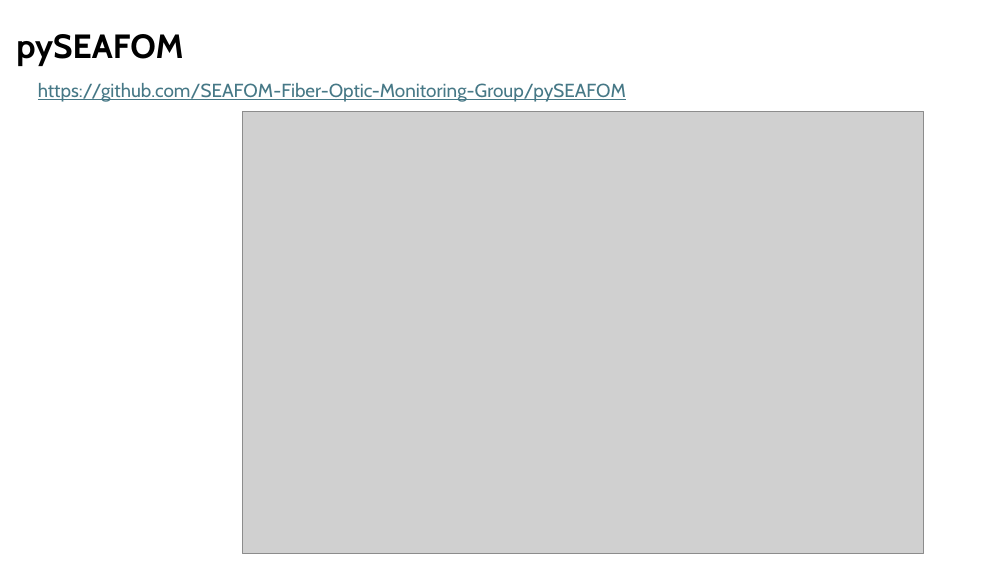
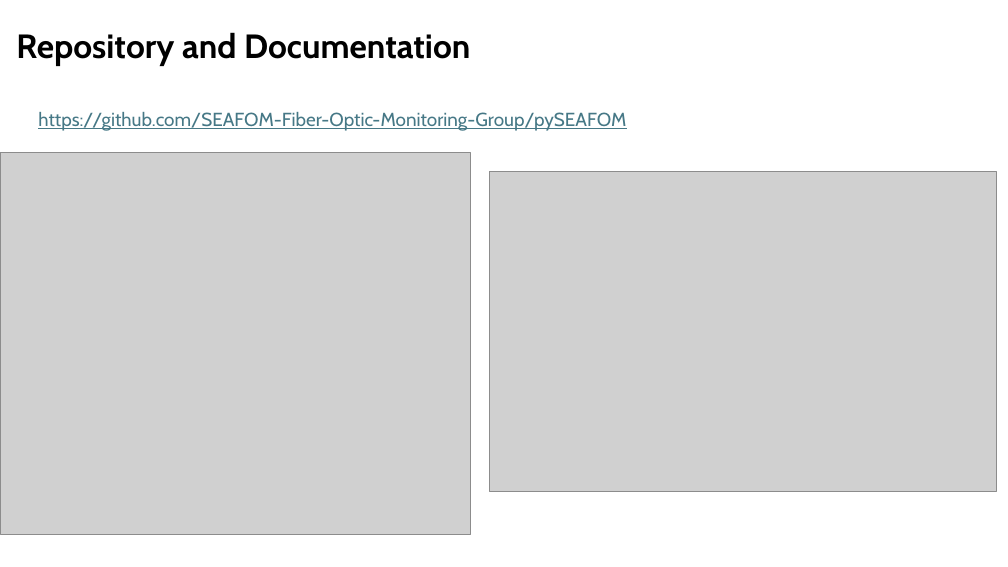
Before and after one commit to SEAFOM-Fiber-Optic-Monitoring-Group/pySEAFOM, a slide deck: slide 5 of pySEAFOM_updates.pptx (slide 6 before the commit). Drawn at 1008x567 pixels with LibreOffice and Linux fonts; fonts in the diff are those of the drawing; grey boxes stand for pictures; background and template pictures are left out. Boxes give left, top, right and bottom in pixels: in the first picture for what was removed or moved away, otherwise in the second. Text is boxed around its words. In the diff, an @@ line names an element or a change of style, - is before the commit and + after.

```diff
--- a/pySEAFOM_updates.pptx
+++ b/pySEAFOM_updates.pptx
@@ text at [16,32,470,66]: text changed @@
-pySEAFOM
+Repository and Documentation
@@ text "https://github.com/SEAFOM-Fiber-Optic-Monitoring-Group/pySEA ...": place and size @@
-text "https://github.com/SEAFOM-Fiber-Optic-Monitoring-Group/pySEA ..." at [38,83,626,102]
+text "https://github.com/SEAFOM-Fiber-Optic-Monitoring-Group/pySEA ..." at [38,112,626,131]
@@ picture removed at [243,111,924,554] @@
@@ picture added at [0,153,470,535] @@
@@ picture added at [490,171,997,492] @@
```
Also in this commit, not shown: 6 other slides changed, 2 slides added.
